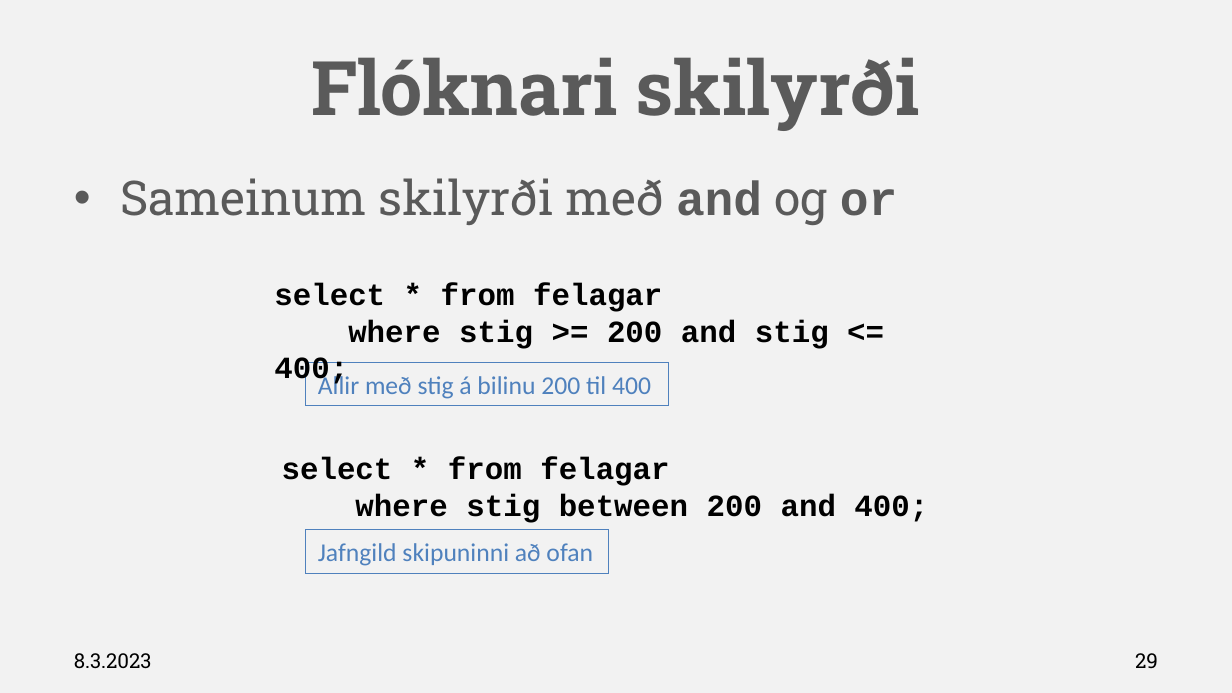
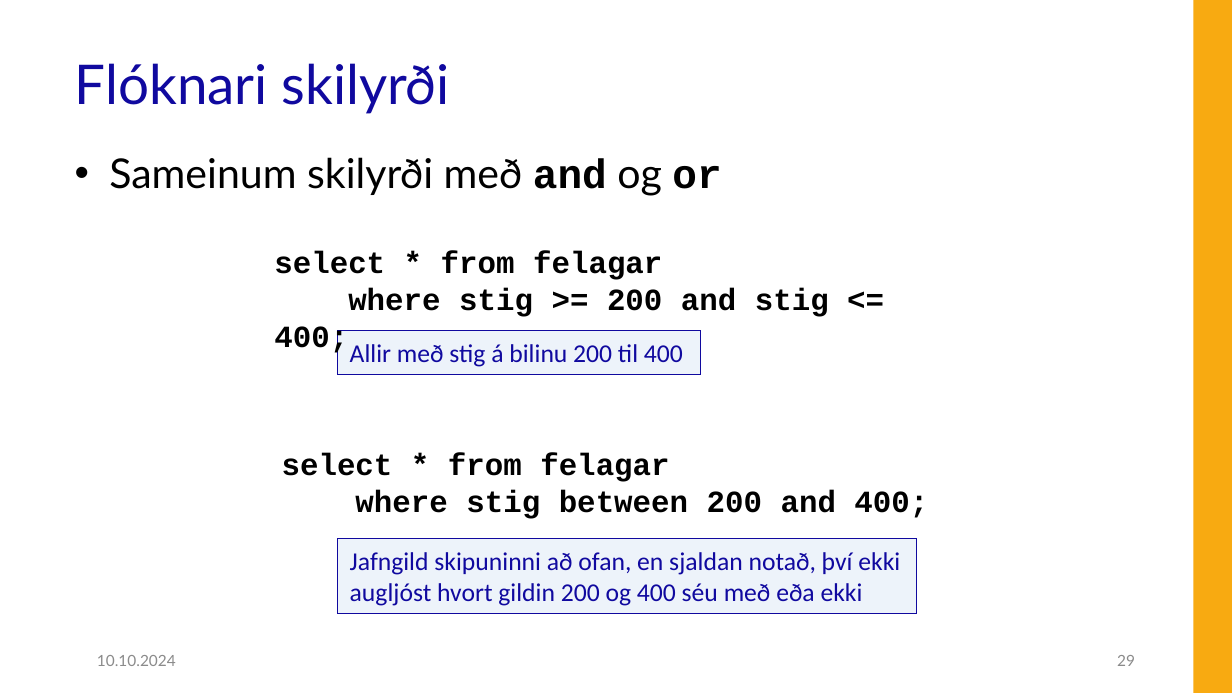
Before and after one commit to Hjalmtyr/SQL1, a slide deck: slide 29 of SQL-I.pptx. Drawn at 1232x693 pixels with LibreOffice and Linux fonts; fonts in the diff are those of the drawing; background and template pictures are left out. Boxes give left, top, right and bottom in pixels: in the first picture for what was removed or moved away, otherwise in the second. Text is boxed around its words. In the diff, an @@ line names an element or a change of style, - is before the commit and + after.

```diff
--- a/SQL-I.pptx
+++ b/SQL-I.pptx
@@ background #F2F2F2 to #FFFFFF @@
@@ rectangle added at [1194, 0, 1232, 693], fill #F8AA11 @@
@@ title "Flóknari skilyrði": place and size @@
-title "Flóknari skilyrði" at [311, 57, 920, 131]
+title "Flóknari skilyrði" at [75, 63, 450, 114]
@@ title "Flóknari skilyrði" at [75, 63, 450, 114]: size 44 to 32 pt, font Roboto Slab to Lato, text colour #5A5A5A to #10099F, bold off; alignment centre to left; line spacing 1 to 0.9; vertical alignment middle to bottom @@
@@ text "Sameinum skilyrði með and og ...": place and size @@
-text "Sameinum skilyrði með and og ..." at [120, 178, 897, 225]
+text "Sameinum skilyrði með and og ..." at [109, 157, 721, 196]
@@ text "Sameinum skilyrði með and og ..." at [109, 157, 721, 196]: size 28 to 24 pt, text colour #5A5A5A to #000000; font Roboto Slab to Lato in "Sameinum skilyrði með og"; indent changed @@
@@ text "select * from felagar": place and size @@
-text "select * from felagar" at [274, 282, 829, 387]
+text "select * from felagar" at [274, 251, 829, 356]
@@ rectangle "Allir með stig á bilinu ...": place and size @@
-rectangle "Allir með stig á bilinu ..." at [306, 362, 668, 405]
+rectangle "Allir með stig á bilinu ..." at [338, 330, 700, 373]
@@ rectangle "Allir með stig á bilinu ..." at [338, 330, 700, 373]: text colour #4F81BD to #10099F; fill none to #C6D9F1 at 30% opacity; outline #4F81BD 0.75 pt to #10099F 0.75 pt @@
@@ text "select * from felagar": place and size @@
-text "select * from felagar" at [282, 457, 928, 523]
+text "select * from felagar" at [282, 453, 928, 519]
@@ rectangle "Jafngild skipuninni að ofan, en ...": place and size @@
-rectangle "Jafngild skipuninni að ofan, en ..." at [306, 530, 609, 573]
+rectangle "Jafngild skipuninni að ofan, en ..." at [338, 538, 917, 614]
@@ rectangle "Jafngild skipuninni að ofan, en ..." at [338, 538, 917, 614]: fill none to #C6D9F1 at 30% opacity; outline #4F81BD 0.75 pt to #10099F 0.75 pt @@
@@ text in rectangle at [350, 552, 900, 606]: text changed; text colour #4F81BD to #10099F @@
-Jafngild skipuninni að ofan
+Jafngild skipuninni að ofan, en sjaldan notað, því ekki augljóst hvort gildin 200 og 400 séu með eða ekki
@@ text at [97, 655, 176, 666]: text changed; size 12 to 9 pt; font Roboto Slab to Lato; text colour #000000 to #8C8C8C @@
-8.3.2023
+10.10.2024
@@ page number: place and size @@
-page number at [1135, 653, 1158, 669]
+page number at [1117, 655, 1135, 666]
@@ page number at [1117, 655, 1135, 666]: size 12 to 9 pt, font Roboto Slab to Lato, text colour #000000 to #8C8C8C @@
```
Also in this commit, not shown: 81 other slides changed, 2 slides added, 2 slides removed, 25 other files.
